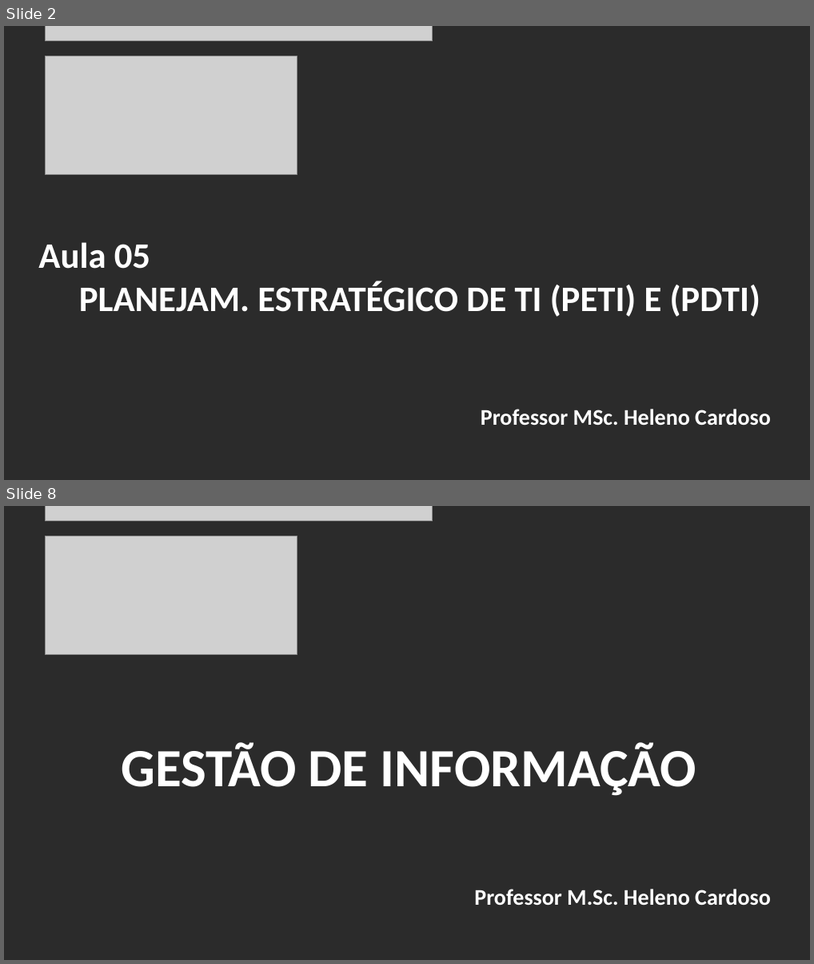
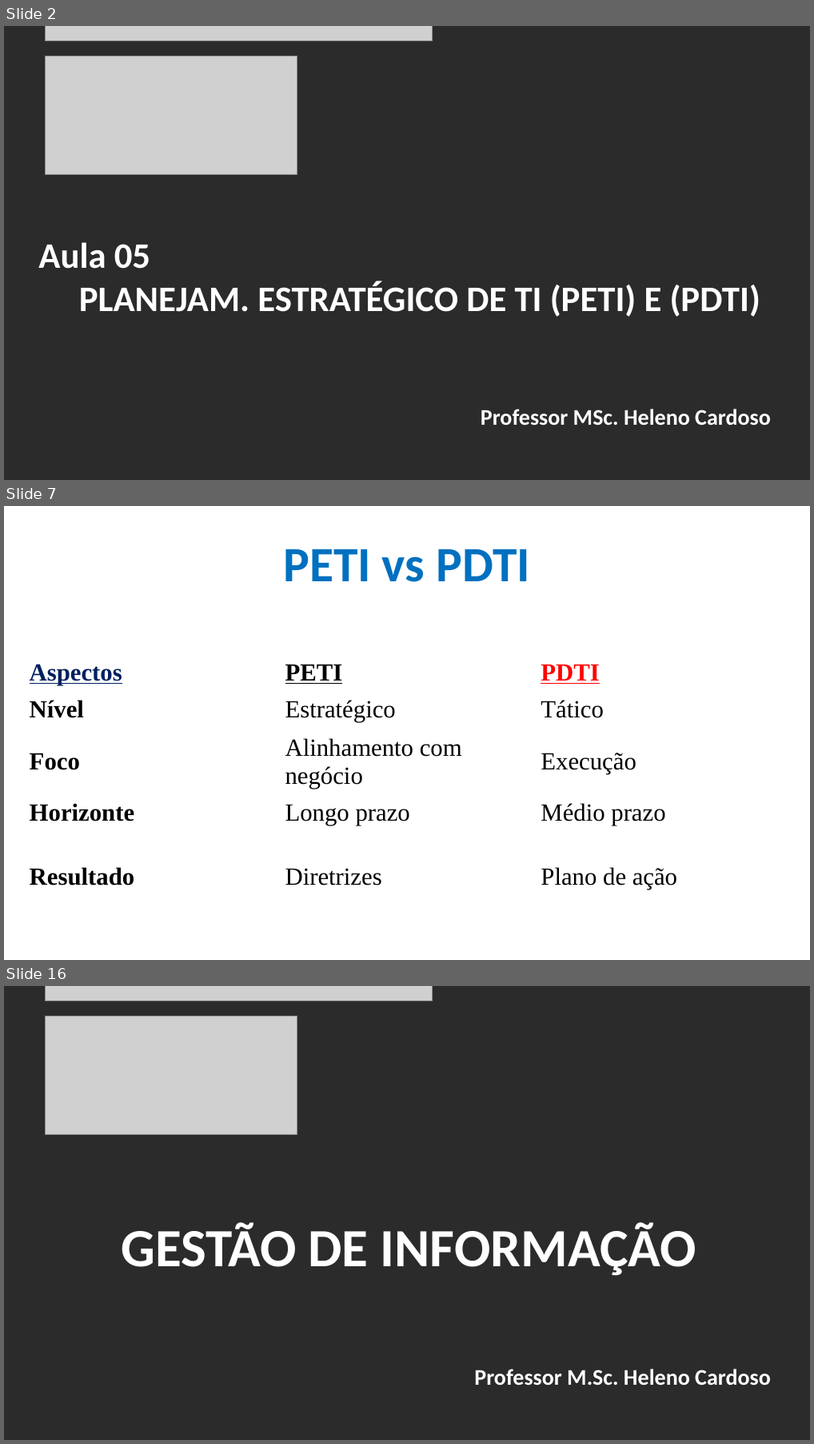
Before and after one commit to CloudEducationBrazil/GestaoInformacaoUniRuyWyden, a slide deck: 01 Classes/Aula5 - Gestão da Informação - PLANEJAMENTO ESTRATÉGICO DE TI (PETI) E PLANO DIRETOR DE TI (PDTI).pptx. Shown one above the other, each under a label of ours: slides 2 and 8 before the commit, slides 2, 7 and 16 after it; the slides between them are not shown. The pictures are 814x964 and 814x1444 pixels, drawn with LibreOffice and Linux fonts; fonts in the diff are those of the drawing; grey boxes stand for pictures; background and template pictures are left out; a plain dark background stands for a picture behind light text. Boxes give left, top, right and bottom in pixels: in the first picture for what was removed or moved away, otherwise in the second. Text is boxed around its words. In the diff, an @@ line names an element or a change of style, - is before the commit and + after.

```diff
--- a/01 Classes/Aula5 - Gestão da Informação - PLANEJAMENTO ESTRATÉGICO DE TI (PETI) E PLANO DIRETOR DE TI (PDTI).pptx
+++ b/01 Classes/Aula5 - Gestão da Informação - PLANEJAMENTO ESTRATÉGICO DE TI (PETI) E PLANO DIRETOR DE TI (PDTI).pptx
@@ slide 7 added at (x1=4, y1=506, x2=810, y2=960), background picture (left out) @@
@@ title added at (x1=283, y1=549, x2=530, y2=582), 44 pt, text #0070C0, bold @@
+PETI vs PDTI
@@ table added at (x1=22, y1=653, x2=789, y2=901), 5 rows, 3 columns @@
+Aspectos | PETI | PDTI
+Nível | Estratégico | Tático
+Foco | Alinhamento com negócio | Execução
+Horizonte | Longo prazo | Médio prazo
+Resultado | Diretrizes | Plano de ação
@@ what was slide 8 is now slide 16 @@
```
Also in this commit, not shown: 5 slides changed, 7 other slides added, 21 other files.
